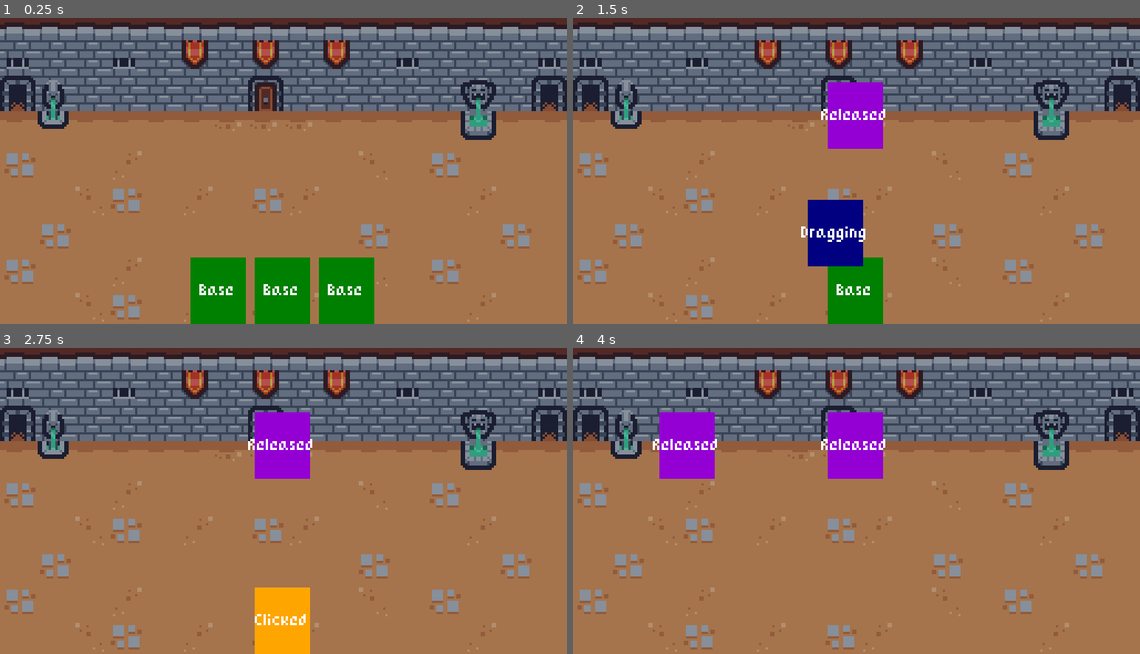
Above: before the commit, frames 1-4 (two rows, left to right).
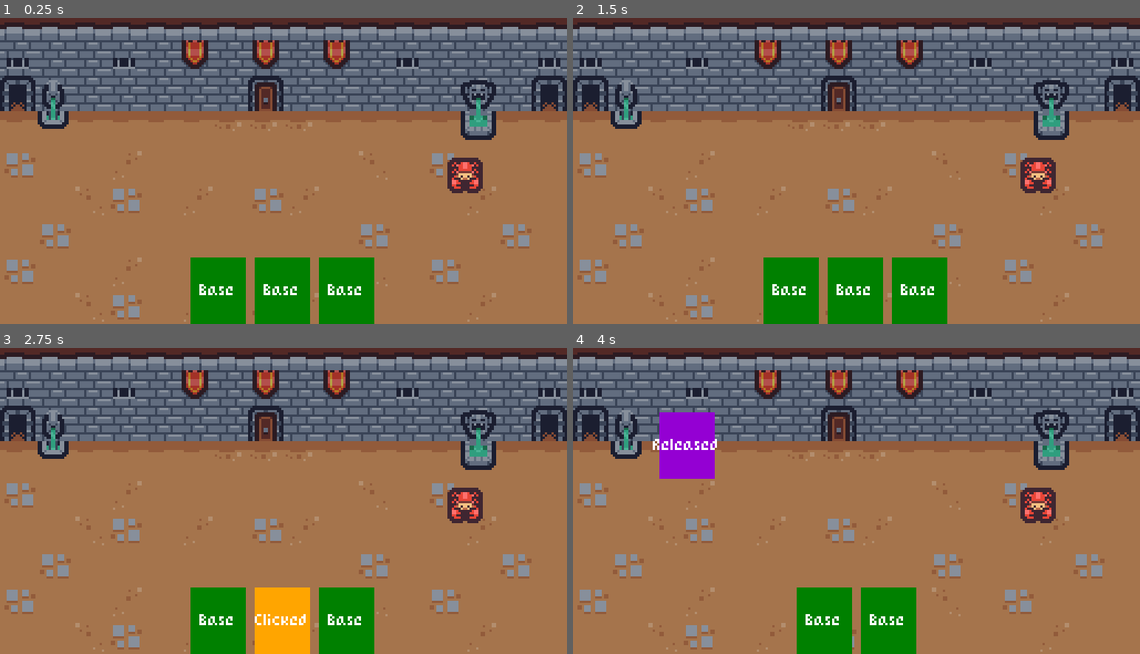
Above: after the commit, the same moments.

Repository: mcteapot/deckbuildercourse
Game: Godot game, scene res://scenes/battle.tscn
Two runs of this game, one before a commit and one after it. Both use one fixed random seed, a clock stepped at 60 frames per second and the inputs below.
Inputs (mouse positions are in pixels of both pictures, inside the frame that each line leads up to):
- Up to frame 1 (0.25 s): no input
- Up to frame 2 (1.5 s): tap Enter at 0.5 s; drag from (788, 290) to (856, 115) at 0.52 s; drag from (822, 290) to (856, 115) at 1.27 s
- Up to frame 3 (2.75 s): move the mouse to (283, 620) at 2.02 s; press the mouse at (283, 620) at 2.03 s; hold Up (ui_up) from 2.03 s (still down); right-click (283, 620) at 2.3 s
- Up to frame 4 (4 s): release Up (ui_up) at 2.75 s; release the mouse at (856, 620) at 2.75 s; tap Space at 2.75 s; drag from (856, 445) to (686, 445) at 2.77 s; drag from (856, 445) to (686, 445) at 3.52 s

The runs differ from the first frame. In frame 1, 0.7% of the frame differs, in the area x 78-86%, y 45-58%; in frame 2, 9.2%, in the area x 33-86%, y 21-100%; in frame 3, 7.1%; in frame 4, 7.1%.

Commit message:
added drag and attacking state drag and release state

Diff:
--- /dev/null
+++ b/characters/warrior/cards/warrior_axe_attack.tres
@@ -0,0 +1,10 @@
+[gd_resource type="Resource" script_class="Card" load_steps=2 format=3 uid="uid://ruya508lykqi"]
+
+[ext_resource type="Script" uid="uid://blih7wcacxrek" path="res://custom_resources/card.gd" id="1_wba1x"]
+
+[resource]
+script = ExtResource("1_wba1x")
+id = "warrior_axe_attack"
+type = 0
+target = 1
+metadata/_custom_type_script = "uid://blih7wcacxrek"
--- /dev/null
+++ b/characters/warrior/cards/warrior_block.tres
@@ -0,0 +1,10 @@
+[gd_resource type="Resource" script_class="Card" load_steps=2 format=3 uid="uid://3eh4k6vsl5jf"]
+
+[ext_resource type="Script" uid="uid://blih7wcacxrek" path="res://custom_resources/card.gd" id="1_ti8q0"]
+
+[resource]
+script = ExtResource("1_ti8q0")
+id = "warrior_block"
+type = 1
+target = 0
+metadata/_custom_type_script = "uid://blih7wcacxrek"
--- /dev/null
+++ b/custom_resources/card.gd
@@ -0,0 +1,17 @@
+class_name Card
+extends Resource
+
+#Card Type from Slay The Spier
+enum Type{ATTACK, SKILL, POWER}
+
+#Target of how the card can interact with board
+enum Target {SELF, SINGLE_ENEMY, ALL_ENEMIES, EVERYONE}
+
+
+@export_group("Card Attributes")
+@export var id: String
+@export var type: Type
+@export var target : Target
+
+func is_single_targeted() -> bool:
+	return target == Target.SINGLE_ENEMY
--- /dev/null
+++ b/global/event.gd
@@ -0,0 +1,5 @@
+extends Node
+
+# Card-related event
+signal card_aim_started(card_ui: CardUI)
+signal card_aim_ended(card_ui: CardUI)
--- a/project.godot
+++ b/project.godot
@@ -15,6 +15,10 @@
 config/features=PackedStringArray("4.4", "Forward Plus")
 config/icon="uid://du60hkc2hm3va"
 
+[autoload]
+
+Events="*res://global/event.gd"
+
 [display]
 
 window/size/viewport_width=256
@@ -22,6 +26,10 @@
 window/size/window_width_override=1280
 window/size/window_height_override=720
 window/stretch/mode="viewport"
+
+[editor_plugins]
+
+enabled=PackedStringArray("res://addons/script-ide/plugin.cfg")
 
 [input]
 
@@ -40,6 +48,7 @@
 
 2d_physics/layer_1="card_target_selector"
 2d_physics/layer_2="card_drop_area"
+2d_physics/layer_3="enemies"
 
 [rendering]
 
--- a/scenes/battle.tscn
+++ b/scenes/battle.tscn
@@ -1,11 +1,17 @@
-[gd_scene load_steps=5 format=3 uid="uid://dw1xy4bnkeval"]
+[gd_scene load_steps=10 format=3 uid="uid://dw1xy4bnkeval"]
 
 [ext_resource type="Texture2D" uid="uid://cp4iq5fd6j8be" path="res://art/background.png" id="1_dn72j"]
+[ext_resource type="Texture2D" uid="uid://1u3b3hwqd8yh" path="res://art/tile_0110.png" id="2_6vh42"]
 [ext_resource type="Script" uid="uid://jbjipcmoy5eg" path="res://scenes/ui/hand.gd" id="2_p1qf1"]
 [ext_resource type="PackedScene" uid="uid://ceeu1e0n6jtos" path="res://scenes/card_ui/card_ui.tscn" id="2_th188"]
+[ext_resource type="PackedScene" uid="uid://dni2x3d3nw8ae" path="res://scenes/card_target_selector/card_target_selector.tscn" id="3_4k1nj"]
+[ext_resource type="Resource" uid="uid://ruya508lykqi" path="res://characters/warrior/cards/warrior_axe_attack.tres" id="4_lpir7"]
+[ext_resource type="Resource" uid="uid://3eh4k6vsl5jf" path="res://characters/warrior/cards/warrior_block.tres" id="5_6vh42"]
 
 [sub_resource type="RectangleShape2D" id="RectangleShape2D_th188"]
 size = Vector2(256, 100)
+
+[sub_resource type="RectangleShape2D" id="RectangleShape2D_4k1nj"]
 
 [node name="Battle" type="Node2D"]
 metadata/_edit_lock_ = true
@@ -22,6 +28,19 @@
 [node name="CollisionShape2D" type="CollisionShape2D" parent="CardDropArea"]
 position = Vector2(128, 50)
 shape = SubResource("RectangleShape2D_th188")
+debug_color = Color(0, 0.6, 0.701961, 0.188235)
+
+[node name="Enemy" type="Area2D" parent="."]
+position = Vector2(210, 77)
+collision_layer = 4
+
+[node name="Sprite2D" type="Sprite2D" parent="Enemy"]
+texture = ExtResource("2_6vh42")
+
+[node name="CollisionShape2D" type="CollisionShape2D" parent="Enemy"]
+shape = SubResource("RectangleShape2D_4k1nj")
+
+[node name="CardTargetSelector" parent="." instance=ExtResource("3_4k1nj")]
 
 [node name="BattleUI" type="CanvasLayer" parent="." groups=["ui_layer"]]
 
@@ -41,9 +60,12 @@
 
 [node name="CardUI" parent="BattleUI/Hand" instance=ExtResource("2_th188")]
 layout_mode = 2
+card = ExtResource("4_lpir7")
 
 [node name="CardUI2" parent="BattleUI/Hand" instance=ExtResource("2_th188")]
 layout_mode = 2
+card = ExtResource("4_lpir7")
 
 [node name="CardUI3" parent="BattleUI/Hand" instance=ExtResource("2_th188")]
 layout_mode = 2
+card = ExtResource("5_6vh42")
--- /dev/null
+++ b/scenes/card_target_selector/card_arc.tscn
@@ -0,0 +1,10 @@
+[gd_scene load_steps=2 format=3 uid="uid://daar71aopvl88"]
+
+[sub_resource type="Curve" id="Curve_j42f0"]
+_limits = [-0.2, 1.0, 0.0, 1.0]
+_data = [Vector2(0, 0.0818574), 0.0, 0.0, 0, 0, Vector2(0.892697, 1), 0.0, -4.31754, 0, 0, Vector2(1, 0), -5.45114, 0.0, 0, 0]
+point_count = 3
+
+[node name="CardArc" type="Line2D"]
+width = 4.0
+width_curve = SubResource("Curve_j42f0")
--- /dev/null
+++ b/scenes/card_target_selector/card_target_selector.tscn
@@ -0,0 +1,17 @@
+[gd_scene load_steps=2 format=3 uid="uid://dni2x3d3nw8ae"]
+
+[sub_resource type="RectangleShape2D" id="RectangleShape2D_2m1is"]
+size = Vector2(4, 4)
+
+[node name="CardTargetSelector" type="Node2D"]
+
+[node name="Area2D" type="Area2D" parent="."]
+collision_mask = 4
+monitoring = false
+monitorable = false
+
+[node name="CollisionShape2D" type="CollisionShape2D" parent="Area2D"]
+shape = SubResource("RectangleShape2D_2m1is")
+
+[node name="CanvasLayer" type="CanvasLayer" parent="."]
+layer = 2
--- /dev/null
+++ b/scenes/card_ui/card_states/card_aming_state.gd
@@ -0,0 +1,31 @@
+extends CardState
+
+const MOUSE_Y_SNAPBACK_THRESHOLD := 138
+
+
+func enter() -> void:
+	card_ui.color.color = Color.WEB_PURPLE
+	card_ui.state.text = "AMING"
+	card_ui.targets.clear()
+	# Calulate card offset in hand
+	var offset := Vector2(card_ui.parent.size.x / 2, -card_ui.size.y / 2)
+	offset.x -= card_ui.size.x / 2
+	card_ui.animate_to_position(card_ui.parent.global_position + offset, 0.2)
+	card_ui.drop_point_detector.monitoring = false
+	# Call event buss of when ariving at aming state, aim started siginal has started, so listners can respond
+	Events.card_aim_started.emit(card_ui)
+
+func exit() -> void:
+	# Call event buss to have ended
+	Events.card_aim_ended.emit(card_ui)
+
+func on_input(event: InputEvent) -> void:
+	var mouse_motion := event is InputEventMouseMotion
+	var mouse_at_bottom := card_ui.get_global_mouse_position().y > MOUSE_Y_SNAPBACK_THRESHOLD
+
+	if(mouse_motion and mouse_at_bottom) or event.is_action_pressed("right_mouse"):
+		transition_requested.emit(self, CardState.State.BASE)
+	elif event.is_action_released("left_mouse") or event.is_action_pressed("left_mouse"):
+		get_viewport().set_input_as_handled()
+		# Return to state for self
+		transition_requested.emit(self, CardState.State.RELEASED)
--- a/scenes/card_ui/card_states/card_dragging_state.gd
+++ b/scenes/card_ui/card_states/card_dragging_state.gd
@@ -17,9 +17,14 @@
 	threshold_timer.timeout.connect(func(): minimum_drag_time_elapsed = true)
 
 func on_input(event: InputEvent) -> void:
+	var signel_targeted := card_ui.card.is_single_targeted()
 	var mouse_motion := event is InputEventMouseMotion
 	var cancel = event.is_action_pressed("right_mouse")
 	var confirm = event.is_action_released("left_mouse") or event.is_action_pressed("left_mouse")
+
+	if signel_targeted and mouse_motion and card_ui.targets.size() > 0:
+		transition_requested.emit(self, CardState.State.AIMING)
+		return
 
 	if mouse_motion:
 		card_ui.global_position = card_ui.get_global_mouse_position() - card_ui.pivot_offset
--- a/scenes/card_ui/card_states/card_state.gd
+++ b/scenes/card_ui/card_states/card_state.gd
@@ -3,12 +3,12 @@
 
 # CardState is a base class for all card states in the card game.
 enum State {
-    BASE,
-    CLICKED,
-    DRAGGING,
-    AIMING,
-    RELEASED,
-    DISABLED,
+	BASE,
+	CLICKED,
+	DRAGGING,
+	AIMING,
+	RELEASED,
+	DISABLED,
 }
 
 signal transition_requested(from: CardState, to: State)
@@ -18,19 +18,19 @@
 var card_ui: CardUI
 
 func enter() -> void:
-    pass
+	pass
 
 func exit() -> void:
-    pass
+	pass
 
 func  on_input(event: InputEvent) -> void:
-    pass
+	pass
 
 func on_gui_input(event: InputEvent) -> void:
-    pass
+	pass
 
 func on_mouse_entered() -> void:
-    pass
+	pass
 
 func on_mouse_exited() -> void:
-    pass
+	pass
--- a/scenes/card_ui/card_ui.gd
+++ b/scenes/card_ui/card_ui.gd
@@ -2,6 +2,9 @@
 extends Control
 
 signal reparent_requested(which_card_ui: CardUI)
+
+#for targeting to go into animing state
+@export var card : Card
 
 @onready var color : ColorRect = $Color
 @onready var state : Label = $State
@@ -9,11 +12,19 @@
 @onready var card_state_machine : CardStateMachine = $CardStateMachine as CardStateMachine
 @onready var targets: Array[Node] = []
 
+var parent: Control
+var tween: Tween
+
 func _ready() -> void:
 	card_state_machine.init(self)
 
 func _input(event: InputEvent) -> void:
 	card_state_machine.on_input(event)
+
+func animate_to_position(new_position: Vector2, duration: float) -> void:
+	tween = create_tween().set_trans(Tween.TRANS_CIRC).set_ease(Tween.EASE_OUT)
+	tween.tween_property(self, "global_position", new_position, duration)
+
 
 func _on_gui_input(event:InputEvent) -> void:
 	card_state_machine.on_gui_input(event)
--- a/scenes/card_ui/card_ui.tscn
+++ b/scenes/card_ui/card_ui.tscn
@@ -7,6 +7,7 @@
 [ext_resource type="Script" uid="uid://ct050kmnln70d" path="res://scenes/card_ui/card_states/card_clicked_state.gd" id="5_orrkt"]
 [ext_resource type="Script" uid="uid://mkyiq7vts3y6" path="res://scenes/card_ui/card_states/card_dragging_state.gd" id="6_yxx8x"]
 [ext_resource type="Script" uid="uid://de0eq72s1uh28" path="res://scenes/card_ui/card_states/card_released_state.gd" id="7_ci03s"]
+[ext_resource type="Script" uid="uid://de0xsggd4irot" path="res://scenes/card_ui/card_states/card_aming_state.gd" id="8_yxx8x"]
 
 [sub_resource type="RectangleShape2D" id="RectangleShape2D_s55cg"]
 size = Vector2(25, 30)
@@ -73,6 +74,10 @@
 script = ExtResource("7_ci03s")
 state = 4
 
+[node name="CardAmingState" type="Node" parent="CardStateMachine"]
+script = ExtResource("8_yxx8x")
+state = 3
+
 [connection signal="gui_input" from="." to="." method="_on_gui_input"]
 [connection signal="mouse_entered" from="." to="." method="_on_mouse_entered"]
 [connection signal="mouse_exited" from="." to="." method="_on_mouse_exited"]
--- a/scenes/ui/hand.gd
+++ b/scenes/ui/hand.gd
@@ -5,6 +5,7 @@
 	for child in get_children():
 		if child in get_children():
 			var card_ui := child as CardUI
+			card_ui.parent = self
 			card_ui.reparent_requested.connect(_on_card_ui_reparent_requested)
 
 func _on_card_ui_reparent_requested(child: CardUI) -> void:
Not shown, added: addons/script-ide/addons/script-ide/icon/class.svg
Not shown, added: addons/script-ide/addons/script-ide/icon/class.svg.import
Not shown, added: addons/script-ide/addons/script-ide/icon/constant.svg
Not shown, added: addons/script-ide/addons/script-ide/icon/constant.svg.import
Not shown, added: addons/script-ide/addons/script-ide/icon/engine_func.svg
Not shown, added: addons/script-ide/addons/script-ide/icon/engine_func.svg.import
Not shown, added: addons/script-ide/addons/script-ide/icon/export.svg
Not shown, added: addons/script-ide/addons/script-ide/icon/export.svg.import
Not shown, added: addons/script-ide/addons/script-ide/icon/func.svg
Not shown, added: addons/script-ide/addons/script-ide/icon/func.svg.import
Not shown, added: addons/script-ide/addons/script-ide/icon/func_get.svg
Not shown, added: addons/script-ide/addons/script-ide/icon/func_get.svg.import
(and 46 more such lines)
